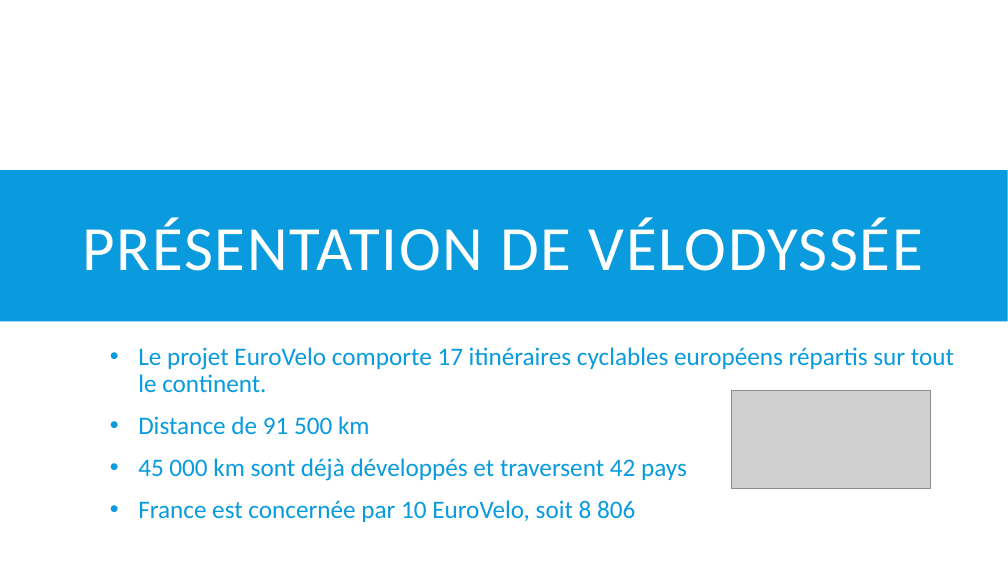
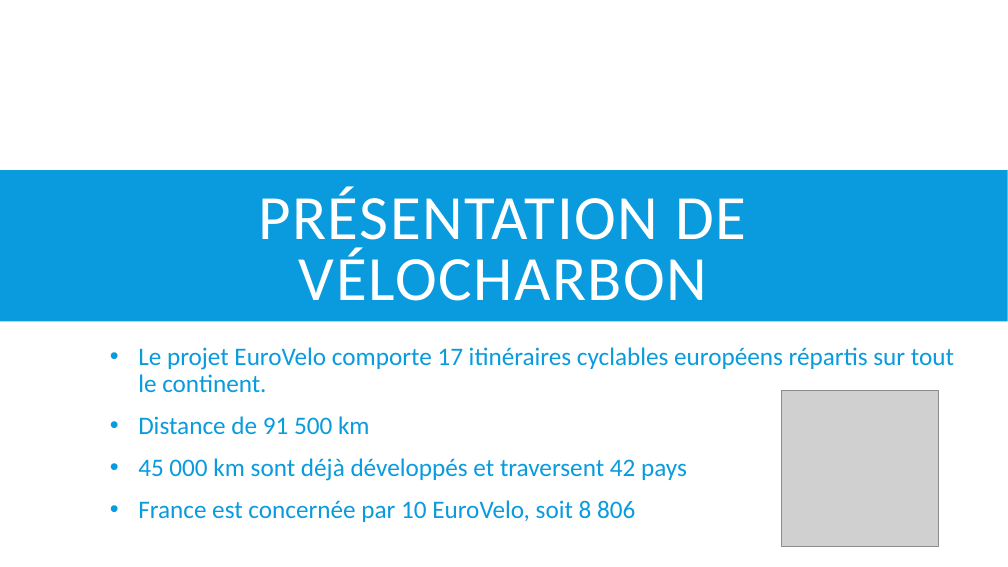
Before and after one commit to GrischK/EuroVelo-5, a slide deck: slide 3 of Ressources/Présentation Projet/Vélodyssée.pptx. Drawn at 1008x567 pixels with LibreOffice and Linux fonts; fonts in the diff are those of the drawing; grey boxes stand for pictures. Boxes give left, top, right and bottom in pixels: in the first picture for what was removed or moved away, otherwise in the second. Text is boxed around its words. In the diff, an @@ line names an element or a change of style, - is before the commit and + after.

Commit message:
MàJ ressources avec Véloharbon au lieu de Vélodyssée

```diff
--- a/Ressources/Présentation Projet/Vélodyssée.pptx
+++ b/Ressources/Présentation Projet/Vélodyssée.pptx
@@ title at [258, 187, 747, 301]: text changed @@
-PRÉSENTATION DE VÉLODYSSÉE
+PRÉSENTATION DE VÉLOCHARBON
@@ picture: place and size @@
-picture at [732, 390, 931, 488]
+picture at [782, 390, 938, 547]
```
Also in this commit, not shown: 1 other slide changed, 4 other files.
